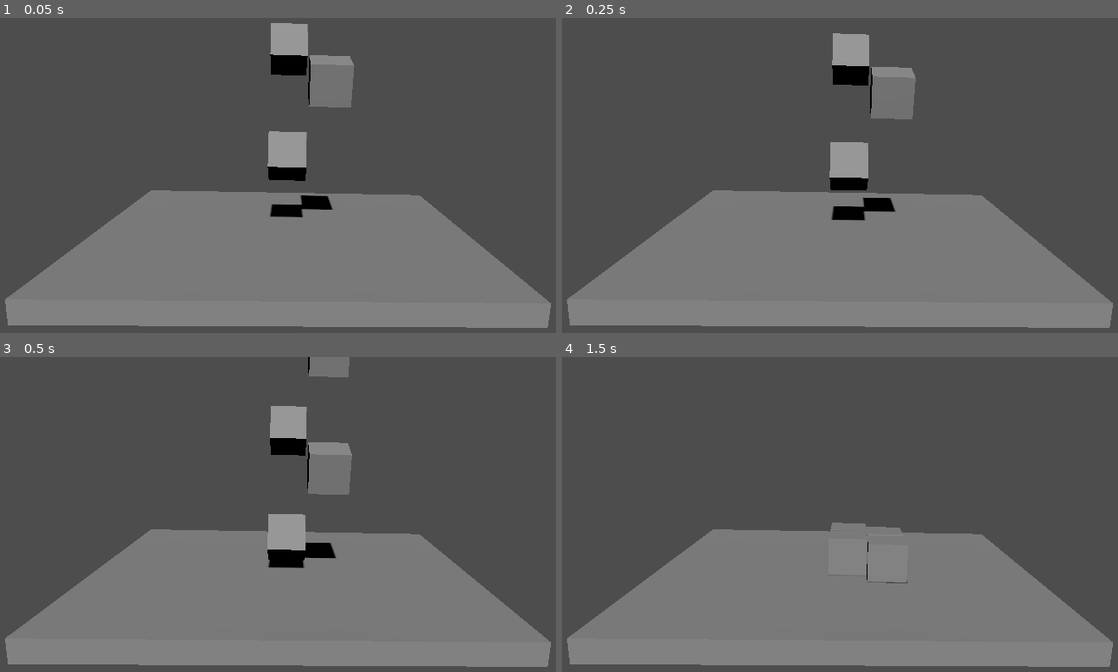
Above: before the commit, frames 1-4 (two rows, left to right).
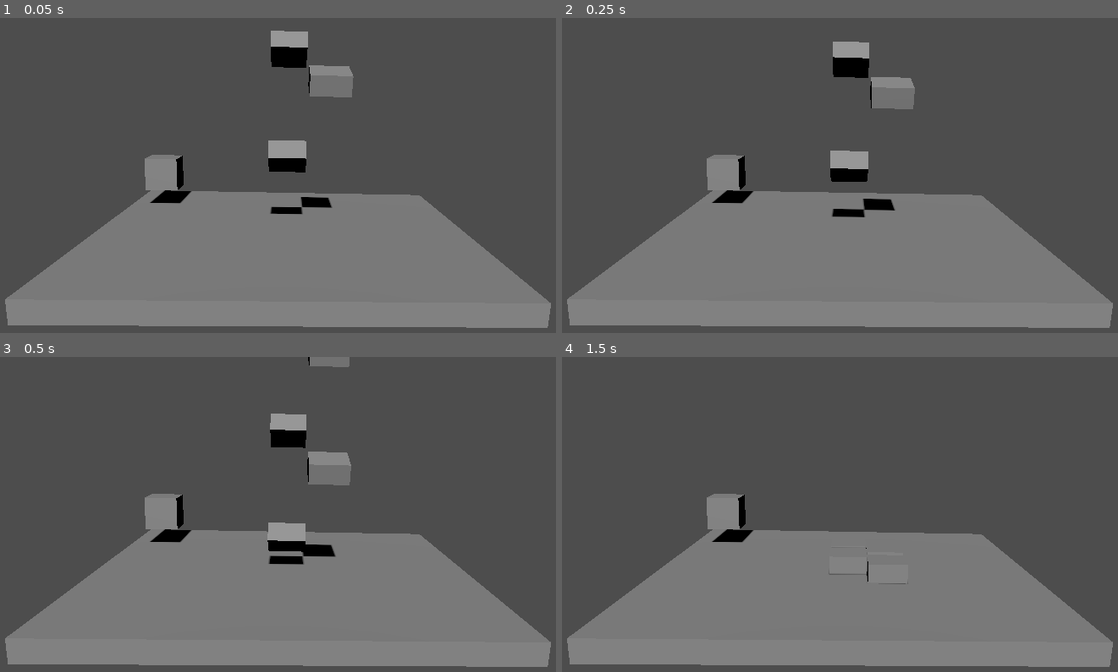
Above: after the commit, the same moments.

Repository: natmsaenz/Trabajo11-godot-a-android-3D
Game: Godot game, scene res://level_1.tscn
Two runs of this game, one before a commit and one after it. Both use one fixed random seed, a clock stepped at 60 frames per second and the inputs below. The project has no main scene, so this scene is started directly.
Inputs:
- Up to frame 1 (0.05 s): no input
- Up to frame 2 (0.25 s): no input
- Up to frame 3 (0.5 s): no input
- Up to frame 4 (1.5 s): no input

The runs differ from the first frame. In frame 1, 2.8% of the frame differs, in the area x 26-64%, y 1-64%; in frame 2, 2.7%; in frame 3, 2.8%, in the area x 26-64%, y 1-68%; in frame 4, 1.3%.

Commit message:
Escena 'cube' creada y añadida a level1

Diff:
--- a/block.tscn
+++ b/block.tscn
@@ -1,8 +1,10 @@
 [gd_scene load_steps=3 format=3 uid="uid://dooejl0leg8h3"]
 
 [sub_resource type="BoxMesh" id="BoxMesh_7n1bc"]
+size = Vector3(1, 0.5, 1)
 
 [sub_resource type="BoxShape3D" id="BoxShape3D_d4orv"]
+size = Vector3(1, 0.5, 1)
 
 [node name="Block" type="RigidBody3D"]
 
--- /dev/null
+++ b/cube.tscn
@@ -0,0 +1,13 @@
+[gd_scene load_steps=3 format=3 uid="uid://df87wdbyo4hv5"]
+
+[sub_resource type="BoxMesh" id="BoxMesh_rg5n3"]
+
+[sub_resource type="BoxShape3D" id="BoxShape3D_wcayf"]
+
+[node name="Cube" type="CharacterBody3D"]
+
+[node name="MeshInstance3D" type="MeshInstance3D" parent="."]
+mesh = SubResource("BoxMesh_rg5n3")
+
+[node name="CollisionShape3D" type="CollisionShape3D" parent="."]
+shape = SubResource("BoxShape3D_wcayf")
--- a/level_1.tscn
+++ b/level_1.tscn
@@ -1,6 +1,7 @@
-[gd_scene load_steps=4 format=3 uid="uid://bvrcc78olwes5"]
+[gd_scene load_steps=5 format=3 uid="uid://bvrcc78olwes5"]
 
 [ext_resource type="PackedScene" uid="uid://dooejl0leg8h3" path="res://block.tscn" id="1_qpybb"]
+[ext_resource type="PackedScene" uid="uid://df87wdbyo4hv5" path="res://cube.tscn" id="2_hl145"]
 
 [sub_resource type="BoxMesh" id="BoxMesh_e1h13"]
 size = Vector3(10, 0.5, 10)
@@ -39,3 +40,6 @@
 
 [node name="Block4" parent="." instance=ExtResource("1_qpybb")]
 transform = Transform3D(1, 0, 0, 0, 0.965926, -0.258819, 0, 0.258819, 0.965926, 1, 6.84613, -0.216394)
+
+[node name="Cube" parent="." instance=ExtResource("2_hl145")]
+transform = Transform3D(1, 0, 0, 0, 1, 0, 0, 0, 1, -4, 1, -3)
